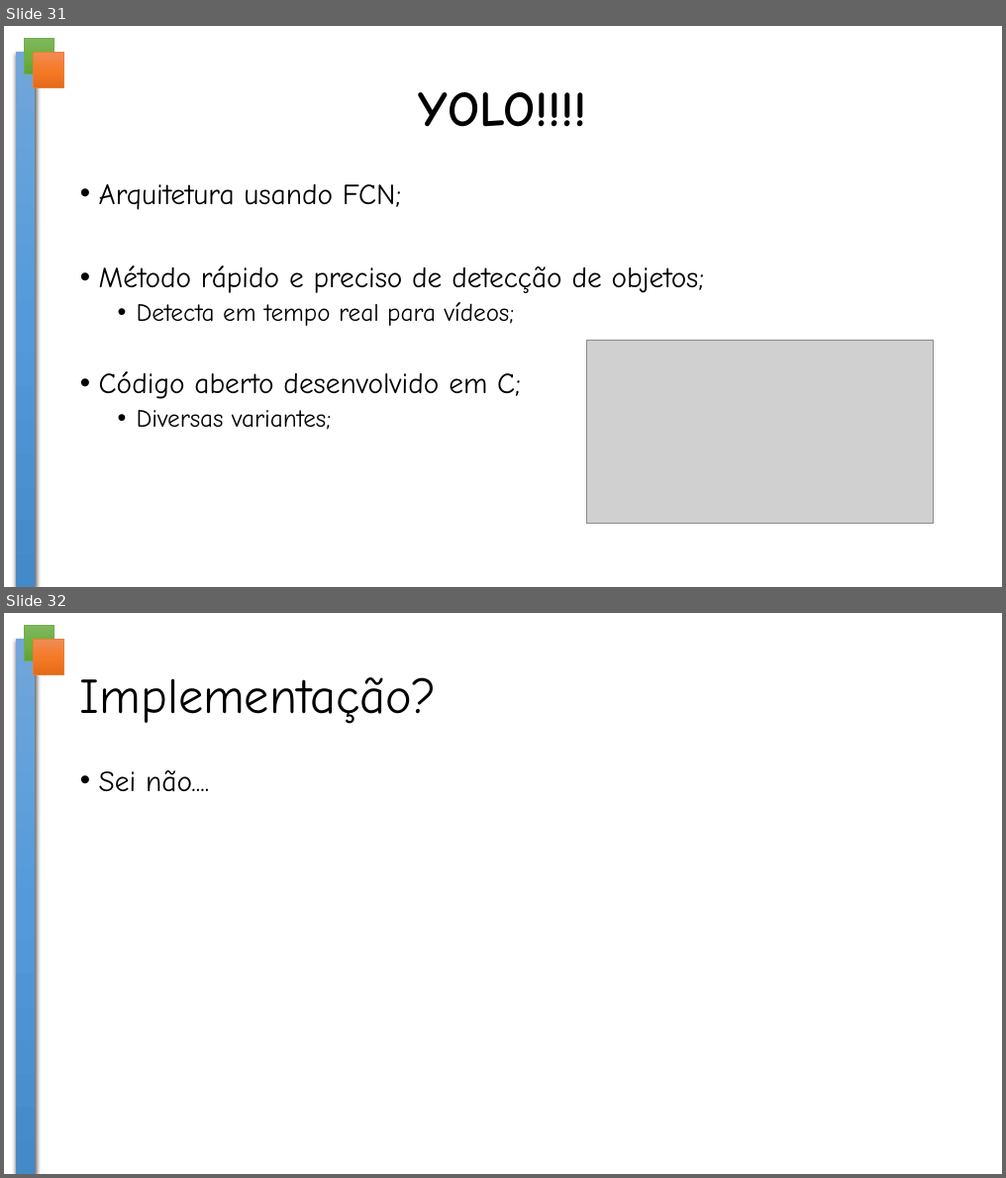
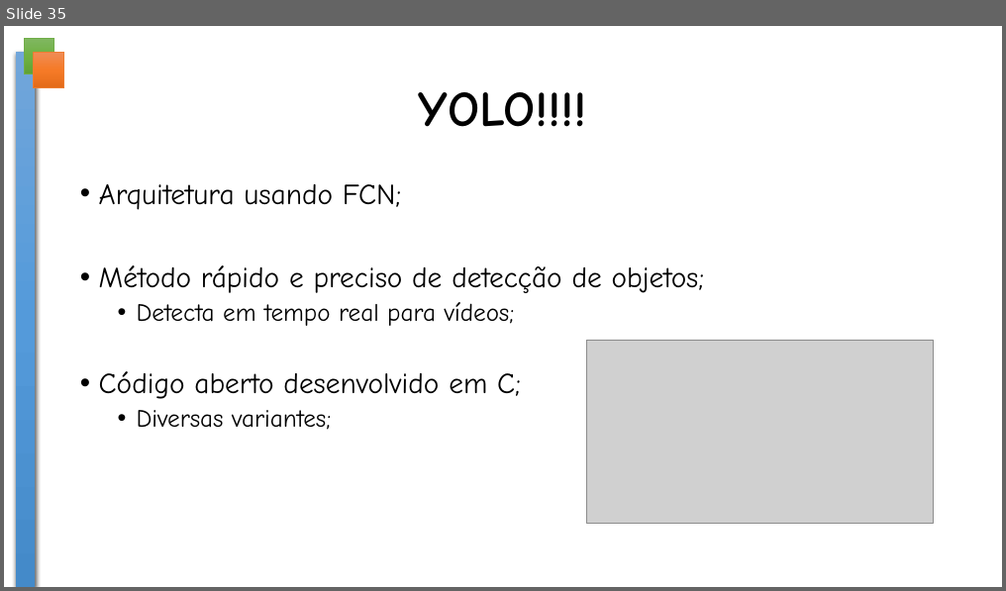
Before and after one commit to crazynds/FindHumanTouchIA, a slide deck: docs/Redes Neuras em Visão Computacional.pptx. Shown one above the other, each under a label of ours: slides 31 and 32 before the commit, slide 35 after it. The pictures are 1006x1178 and 1006x591 pixels, drawn with LibreOffice and Linux fonts; fonts in the diff are those of the drawing; grey boxes stand for pictures; background and template pictures are left out. Boxes give left, top, right and bottom in pixels: in the first picture for what was removed or moved away, otherwise in the second. Text is boxed around its words. In the diff, an @@ line names an element or a change of style, - is before the commit and + after.

```diff
--- a/docs/Redes Neuras em Visão Computacional.pptx
+++ b/docs/Redes Neuras em Visão Computacional.pptx
@@ slide 32 removed at (x1=4, y1=613, x2=1002, y2=1174), background #FFFFFF; not listed: 3 template elements that a slide beside it also shows @@
@@ title removed at (x1=80, y1=677, x2=437, y2=724) @@
-Implementação?
@@ text removed at (x1=99, y1=770, x2=209, y2=792) @@
-• Sei não....
@@ what was slide 31 is now slide 35 @@
```
Also in this commit, not shown: 3 slides changed, 7 slides added, 1 other slide removed, 5 other files.
